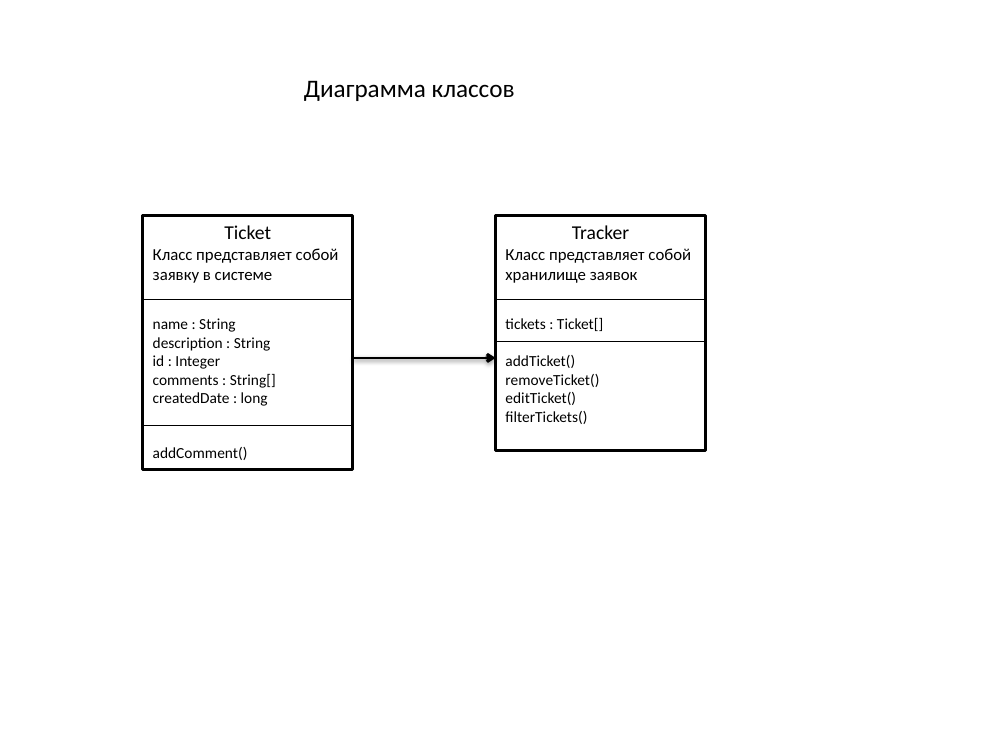
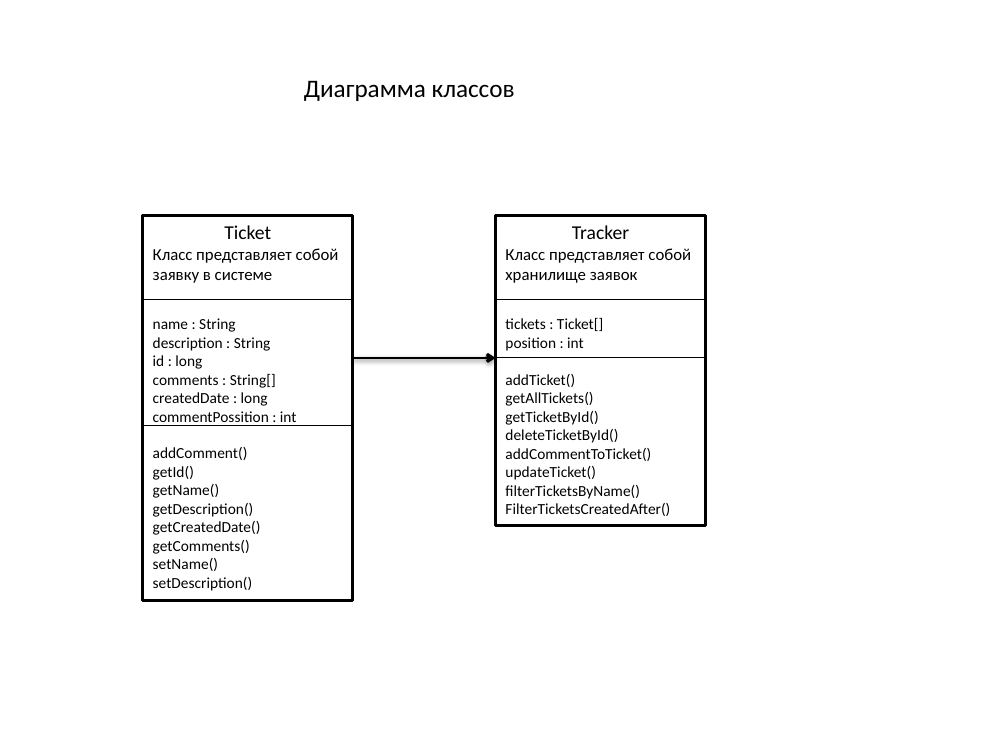
Before and after one commit to vad1m198/java-samples, a slide deck: slide 1 of chapter_002/src/main/java/ru/vmerkotan/tracker/Tracker.pptx. Drawn at 1008x756 pixels with LibreOffice and Linux fonts; fonts in the diff are those of the drawing. Boxes give left, top, right and bottom in pixels: in the first picture for what was removed or moved away, otherwise in the second. Text is boxed around its words. In the diff, an @@ line names an element or a change of style, - is before the commit and + after.

Commit message:
2.1 Ticket tracker classes and tests were added

```diff
--- a/chapter_002/src/main/java/ru/vmerkotan/tracker/Tracker.pptx
+++ b/chapter_002/src/main/java/ru/vmerkotan/tracker/Tracker.pptx
@@ rectangle "Ticket": place and size @@
-rectangle "Ticket" at [143, 215, 353, 469]
+rectangle "Ticket" at [143, 215, 353, 600]
@@ rectangle "Tracker": place and size @@
-rectangle "Tracker" at [496, 215, 706, 451]
+rectangle "Tracker" at [496, 215, 706, 525]
@@ text in rectangle at [153, 355, 202, 369]: text changed @@
-id : Integer
+id : long
@@ line moved from (496, 341) - (706, 341) to (496, 358) - (706, 358) @@
@@ text in rectangle at [505, 337, 584, 351]: paragraph added @@
+position : int
@@ text in rectangle at [153, 411, 297, 426]: paragraph added @@
+commentPossition : int
@@ text in rectangle at [505, 392, 670, 516]: text changed @@
-removeTicket()
-editTicket()
-filterTickets()
+getAllTickets()
+getTicketById()
+deleteTicketById()
+addCommentToTicket()
+updateTicket()
+filterTicketsByName()
+FilterTicketsCreatedAfter()
@@ text in rectangle at [153, 466, 261, 591]: paragraphs added @@
+getId()
+getName()
+getDescription()
+getCreatedDate()
+getComments()
+setName()
+setDescription()
```
Also in this commit, not shown: 1 other slide changed, 5 other files.
